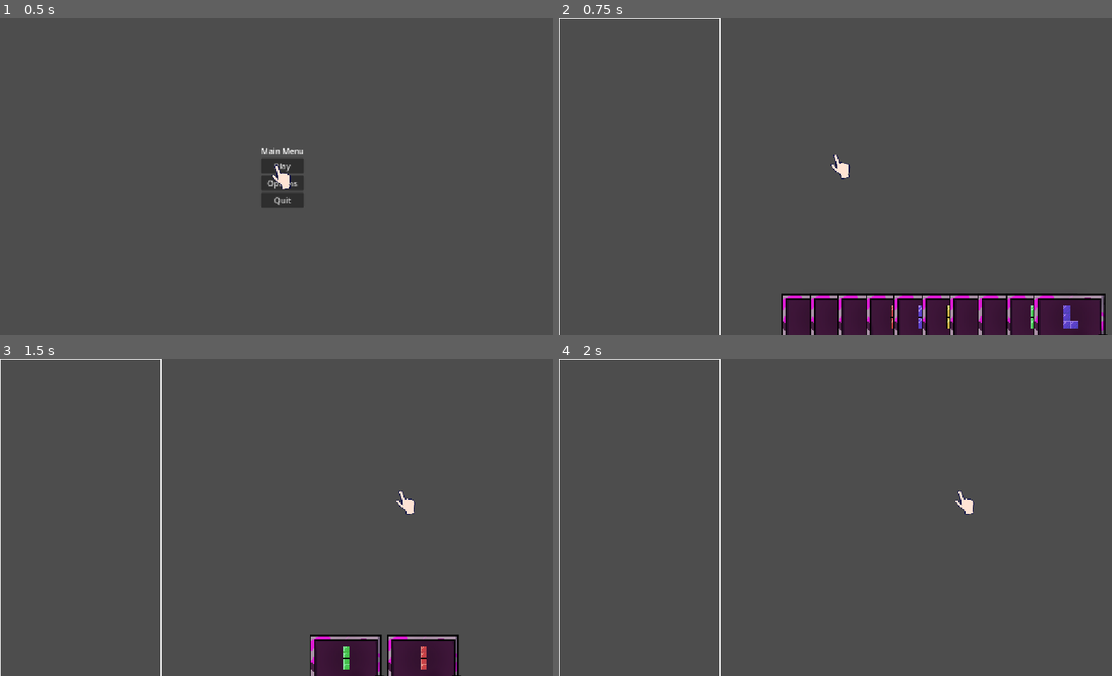
Above: before the commit, frames 1-4 (two rows, left to right).
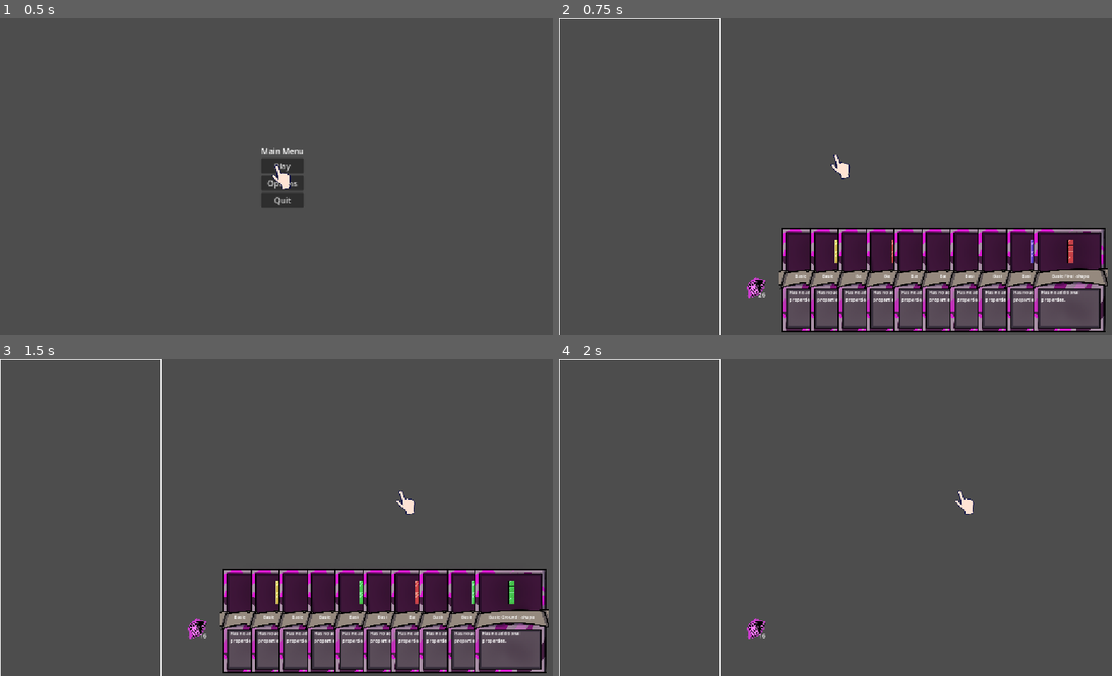
Above: after the commit, the same moments.

Repository: ttcs-games/godot-wild-jam-99
Game: Godot game, scene res://Main_menu.tscn
Same seed, same stepped clock (60 frames per second), same inputs: the game is played once before the commit and once after it.
Inputs (mouse positions are in pixels of both pictures, inside the frame that each line leads up to):
- Up to frame 1 (0.5 s): no input
- Up to frame 2 (0.75 s): click "Play" at 0.5 s
- Up to frame 3 (1.5 s): tap Enter at 1.25 s; move the mouse to (409, 501) at 1.27 s; hold Right from 1.28 s (still down); tap 0 at 1.35 s; click (409, 501) at 1.42 s
- Up to frame 4 (2 s): keep holding Right; tap Space at 1.52 s

Frame 1 is identical in both runs. In frame 2, 19% of the frame differs, in the area x 33-100%, y 66-100%; in frame 3, 17%; in frame 4, 0.2%.

Commit message:
Deck View

Diff:
--- a/Game_zone.tscn
+++ b/Game_zone.tscn
@@ -2,6 +2,7 @@
 
 [ext_resource type="PackedScene" uid="uid://bcvw2o3gjdmh7" path="res://tests/cursor_test.tscn" id="1_mhji2"]
 [ext_resource type="PackedScene" uid="uid://bcyiquvaivsql" path="res://ui/hand.tscn" id="2_ob6xn"]
+[ext_resource type="PackedScene" uid="uid://cpqylr4csh80v" path="res://ui/pile_view.tscn" id="2_rftav"]
 [ext_resource type="PackedScene" uid="uid://b3ori8l4rn1g4" path="res://grid.tscn" id="3_ob6xn"]
 [ext_resource type="PackedScene" uid="uid://w0up11rrrrqh" path="res://ui/cursorAnimation.tscn" id="4_rftav"]
 
@@ -19,8 +20,17 @@
 grow_vertical = 1
 scale = Vector2(0.75, 0.75)
 
+[node name="DeckView" parent="Control" unique_id=321091678 instance=ExtResource("2_rftav")]
+layout_mode = 0
+offset_left = -86.666565
+offset_top = -33.333435
+offset_right = -11.666565
+offset_bottom = 26.666565
+
 [node name="Hand2" parent="Control" unique_id=435155043 instance=ExtResource("2_ob6xn")]
 layout_mode = 1
+offset_top = -180.0
+offset_bottom = -180.0
 
 [node name="CursorLayer2" type="CanvasLayer" parent="Control" unique_id=2095042195]
 
--- a/autoload/game_manager.gd
+++ b/autoload/game_manager.gd
@@ -14,11 +14,13 @@
 var exhume: CardPile
 
 const CURSOR := preload("res://ui/held_cursor.tscn")
+const DECK_VIEWER_SCENE := preload("res://ui/deck_viewer.tscn")
 
 var cursorAnimation : AnimatedSprite2D
 var _active_card: Control = null
 var _active_card_index: int = 1000 #because the player will never have more than 10 cards
 var _active_cursor: Node2D = null
+var _open_viewer: Control = null
 
 # Creates the piles and a initial deck
 func init_deck() -> void:
@@ -69,10 +71,12 @@
 	cursor_layer.add_child(_active_cursor)
 
 func remove_card() -> void:
-	_active_card.unlock()
-	_active_card = null
-	_active_cursor.queue_free()
-	_active_cursor = null
+	if _active_card != null:
+		_active_card.unlock()
+		_active_card = null
+	if _active_cursor != null:
+		_active_cursor.queue_free()
+		_active_cursor = null
 
 
 func rotate_selection() -> void:
@@ -127,6 +131,7 @@
 		#sending the same card and index, but with a rotated shape
 		select_card(rotated_card, _active_card_index)
 		return
+
 func cursor_Hover() -> void:
 	if cursorAnimation.animation != "grab":
 		cursorAnimation.play("hover")
@@ -134,3 +139,18 @@
 func cursor_Hover_exit() -> void:
 	if cursorAnimation.animation != "grab":
 		cursorAnimation.play("hover_exit")
+
+func open_pile_viewer(pile: CardPile, title: String) -> void:
+	remove_card()
+	if _open_viewer != null:
+		return
+	_open_viewer = DECK_VIEWER_SCENE.instantiate()
+	cursor_layer.add_child(_open_viewer)
+	_open_viewer.setup(pile, title)
+	_open_viewer.close_requested.connect(_close_pile_viewer)
+
+func _close_pile_viewer() -> void:
+	if _open_viewer == null:
+		return
+	_open_viewer.queue_free()
+	_open_viewer = null
--- a/data/card_data.gd
+++ b/data/card_data.gd
@@ -6,3 +6,17 @@
 @export var shape: ShapeData
 @export var element: Elements.Id = Elements.Id.RED
 @export var material: MaterialData
+
+static func compare_for_display(a: CardData, b: CardData) -> bool:
+	# Primary: element (enum int order)
+	if a.element != b.element:
+		return a.element < b.element
+	# Secondary: material display name
+	var am := a.material.display_name if a.material != null else ""
+	var bm := b.material.display_name if b.material != null else ""
+	if am != bm:
+		return am < bm
+	# Tertiary: shape display name
+	var as_ := a.shape.display_name if a.shape != null else ""
+	var bs := b.shape.display_name if b.shape != null else ""
+	return as_ < bs
--- a/data/card_factory.gd
+++ b/data/card_factory.gd
@@ -30,5 +30,33 @@
 	deck.append(make(SQUARE_SHAPE.duplicate(), Elements.Id.BLUE, BASIC_MATERIAL))
 	deck.append(make(SQUARE_SHAPE.duplicate(), Elements.Id.GREEN, BASIC_MATERIAL))
 	deck.append(make(SQUARE_SHAPE.duplicate(), Elements.Id.YELLOW, BASIC_MATERIAL))
+	deck.append(make(L_SHAPE.duplicate(), Elements.Id.RED, BASIC_MATERIAL))
+	deck.append(make(L_SHAPE.duplicate(), Elements.Id.BLUE, BASIC_MATERIAL))
+	deck.append(make(L_SHAPE.duplicate(), Elements.Id.GREEN, BASIC_MATERIAL))
+	deck.append(make(L_SHAPE.duplicate(), Elements.Id.YELLOW, BASIC_MATERIAL))
 
+	deck.append(make(I_SHAPE.duplicate(), Elements.Id.RED, BASIC_MATERIAL))
+	deck.append(make(I_SHAPE.duplicate(), Elements.Id.BLUE, BASIC_MATERIAL))
+	deck.append(make(I_SHAPE.duplicate(), Elements.Id.GREEN, BASIC_MATERIAL))
+	deck.append(make(I_SHAPE.duplicate(), Elements.Id.YELLOW, BASIC_MATERIAL))
+
+	deck.append(make(SQUARE_SHAPE.duplicate(), Elements.Id.RED, BASIC_MATERIAL))
+	deck.append(make(SQUARE_SHAPE.duplicate(), Elements.Id.BLUE, BASIC_MATERIAL))
+	deck.append(make(SQUARE_SHAPE.duplicate(), Elements.Id.GREEN, BASIC_MATERIAL))
+	deck.append(make(SQUARE_SHAPE.duplicate(), Elements.Id.YELLOW, BASIC_MATERIAL))
+
+	deck.append(make(L_SHAPE.duplicate(), Elements.Id.RED, BASIC_MATERIAL))
+	deck.append(make(L_SHAPE.duplicate(), Elements.Id.BLUE, BASIC_MATERIAL))
+	deck.append(make(L_SHAPE.duplicate(), Elements.Id.GREEN, BASIC_MATERIAL))
+	deck.append(make(L_SHAPE.duplicate(), Elements.Id.YELLOW, BASIC_MATERIAL))
+
+	deck.append(make(I_SHAPE.duplicate(), Elements.Id.RED, BASIC_MATERIAL))
+	deck.append(make(I_SHAPE.duplicate(), Elements.Id.BLUE, BASIC_MATERIAL))
+	deck.append(make(I_SHAPE.duplicate(), Elements.Id.GREEN, BASIC_MATERIAL))
+	deck.append(make(I_SHAPE.duplicate(), Elements.Id.YELLOW, BASIC_MATERIAL))
+
+	deck.append(make(SQUARE_SHAPE.duplicate(), Elements.Id.RED, BASIC_MATERIAL))
+	deck.append(make(SQUARE_SHAPE.duplicate(), Elements.Id.BLUE, BASIC_MATERIAL))
+	deck.append(make(SQUARE_SHAPE.duplicate(), Elements.Id.GREEN, BASIC_MATERIAL))
+	deck.append(make(SQUARE_SHAPE.duplicate(), Elements.Id.YELLOW, BASIC_MATERIAL))
 	return deck
--- a/data/card_pile.gd
+++ b/data/card_pile.gd
@@ -44,3 +44,6 @@
 	if count > 0:
 		changed.emit()
 	return out
+
+func get_cards_copy() -> Array[CardData]:
+	return _cards.duplicate(true)
--- a/tests/cursor_test.gd
+++ b/tests/cursor_test.gd
@@ -5,6 +5,7 @@
 @onready var hand: Control = $Hand2
 @onready var cursor_layer: CanvasLayer = $CursorLayer2
 @onready var cursor_animation: AnimatedSprite2D = %Cursor
+@onready var deck_view: Control = $DeckView
 
 func _ready() -> void:
 	# Init GameManager with hand and cursor layer
@@ -18,3 +19,6 @@
 	# Set the hand to be filled with the whole deck
 	GameManager.init_deck()
 	GameManager.start_turn()
+
+	deck_view.bind(GameManager.deck)
+	deck_view.clicked.connect(func(pile): GameManager.open_pile_viewer(pile, "Deck"))
--- /dev/null
+++ b/ui/deck_viewer.gd
@@ -0,0 +1,36 @@
+extends Control
+
+const CARD := preload("res://game_objects/card.tscn")
+@onready var title_label: Label = $ColorRect/CenterContainer/Panel/MarginContainer/VBoxContainer/TopBar/TitleLabel
+@onready var close_button: Button = $ColorRect/CenterContainer/Panel/MarginContainer/VBoxContainer/TopBar/CloseButton
+@onready var card_grid: GridContainer = $ColorRect/CenterContainer/Panel/MarginContainer/VBoxContainer/CardScroll/CardGrid
+
+signal close_requested
+
+# Called when the node enters the scene tree for the first time.
+func _ready() -> void:
+	close_button.pressed.connect(func(): close_requested.emit())
+	card_grid.sort_children.connect(_on_grid_sorted)
+
+func _unhandled_input(event: InputEvent) -> void:
+	if event is InputEventKey and event.pressed and event.keycode == KEY_ESCAPE:
+		close_requested.emit()
+		get_viewport().set_input_as_handled()
+
+func setup(pile: CardPile, title: String) -> void:
+	title_label.text = title
+
+	var cards := pile.get_cards_copy()
+	cards.sort_custom(CardData.compare_for_display)
+
+	for child in card_grid.get_children():
+		child.queue_free()
+
+	for data in cards:
+		var card: Control = CARD.instantiate()
+		card.setup(data)
+		card_grid.add_child(card)
+
+func _on_grid_sorted() -> void:
+	for card in card_grid.get_children():
+		card._rest_position = card.position
--- /dev/null
+++ b/ui/deck_viewer.tscn
@@ -0,0 +1,77 @@
+[gd_scene format=3 uid="uid://biiuj7uns81dj"]
+
+[ext_resource type="Script" uid="uid://bi5q6q1xfdulk" path="res://ui/deck_viewer.gd" id="1_7dpwc"]
+
+[node name="DeckViewer" type="Control" unique_id=206202567]
+layout_mode = 3
+anchors_preset = 15
+anchor_right = 1.0
+anchor_bottom = 1.0
+grow_horizontal = 2
+grow_vertical = 2
+script = ExtResource("1_7dpwc")
+
+[node name="ColorRect" type="ColorRect" parent="." unique_id=242890926]
+layout_mode = 1
+anchors_preset = 15
+anchor_right = 1.0
+anchor_bottom = 1.0
+grow_horizontal = 2
+grow_vertical = 2
+color = Color(0, 0, 0, 0.5019608)
+
+[node name="CenterContainer" type="CenterContainer" parent="ColorRect" unique_id=1973423029]
+layout_mode = 1
+anchors_preset = 15
+anchor_right = 1.0
+anchor_bottom = 1.0
+grow_horizontal = 2
+grow_vertical = 2
+
+[node name="Panel" type="Panel" parent="ColorRect/CenterContainer" unique_id=1159016661]
+layout_mode = 2
+
+[node name="MarginContainer" type="MarginContainer" parent="ColorRect/CenterContainer/Panel" unique_id=1450761467]
+layout_mode = 1
+anchors_preset = 15
+anchor_right = 1.0
+anchor_bottom = 1.0
+grow_horizontal = 2
+grow_vertical = 2
+theme_override_constants/margin_left = 16
+theme_override_constants/margin_top = 16
+theme_override_constants/margin_right = 16
+theme_override_constants/margin_bottom = 16
+
+[node name="VBoxContainer" type="VBoxContainer" parent="ColorRect/CenterContainer/Panel/MarginContainer" unique_id=1004678612]
+layout_mode = 2
+
+[node name="TopBar" type="HBoxContainer" parent="ColorRect/CenterContainer/Panel/MarginContainer/VBoxContainer" unique_id=1837786140]
+layout_mode = 2
+
+[node name="TitleLabel" type="Label" parent="ColorRect/CenterContainer/Panel/MarginContainer/VBoxContainer/TopBar" unique_id=1863209137]
+layout_mode = 2
+size_flags_horizontal = 3
+text = "Deck"
+horizontal_alignment = 1
+
+[node name="CloseButton" type="Button" parent="ColorRect/CenterContainer/Panel/MarginContainer/VBoxContainer/TopBar" unique_id=261257983]
+layout_mode = 2
+theme_override_colors/font_color = Color(1, 0, 0, 1)
+text = "X"
+
+[node name="HintLabel" type="Label" parent="ColorRect/CenterContainer/Panel/MarginContainer/VBoxContainer" unique_id=251841771]
+layout_mode = 2
+theme_override_font_sizes/font_size = 12
+text = "Ordered by element, then material, then shape"
+horizontal_alignment = 1
+
+[node name="CardScroll" type="ScrollContainer" parent="ColorRect/CenterContainer/Panel/MarginContainer/VBoxContainer" unique_id=1175981078]
+custom_minimum_size = Vector2(700, 500)
+layout_mode = 2
+
+[node name="CardGrid" type="GridContainer" parent="ColorRect/CenterContainer/Panel/MarginContainer/VBoxContainer/CardScroll" unique_id=1155533384]
+layout_mode = 2
+theme_override_constants/h_separation = 12
+theme_override_constants/v_separation = 12
+columns = 3
--- /dev/null
+++ b/ui/pile_view.gd
@@ -0,0 +1,45 @@
+extends Control
+
+@export var icon_texture: Texture2D
+
+@onready var icon: TextureRect = $Icon
+@onready var count_label: Label = $CountLabel
+
+signal clicked(pile: CardPile)
+
+var pile: CardPile = null
+
+func _ready() -> void:
+	if icon_texture != null:
+		icon.texture = icon_texture
+
+func _exit_tree() -> void:
+	unbind()
+
+func bind(p: CardPile) -> void:
+	if pile != null and pile.changed.is_connected(_on_changed):
+		pile.changed.disconnect(_on_changed)
+	pile = p
+	if pile != null:
+		pile.changed.connect(_on_changed)
+	_refresh()
+
+func unbind() -> void:
+	if pile != null and pile.changed.is_connected(_on_changed):
+		pile.changed.disconnect(_on_changed)
+	pile = null
+	_refresh()
+
+func _gui_input(event: InputEvent) -> void:
+	if pile == null:
+		return
+	if event is InputEventMouseButton and event.pressed and event.button_index == MOUSE_BUTTON_LEFT:
+		clicked.emit(pile)
+		accept_event()
+
+func _on_changed() -> void:
+	_refresh()
+
+func _refresh() -> void:
+	var count := pile.size() if pile != null else 0
+	count_label.text = str(count)
--- /dev/null
+++ b/ui/pile_view.tscn
@@ -0,0 +1,29 @@
+[gd_scene format=3 uid="uid://cpqylr4csh80v"]
+
+[ext_resource type="Script" uid="uid://cqqyvyoaq3r2k" path="res://ui/pile_view.gd" id="1_wiejd"]
+[ext_resource type="Texture2D" uid="uid://cahscb3n0lj1p" path="res://assets/sprites/deck.png" id="2_qi8at"]
+
+[node name="PileView" type="Control" unique_id=321091678]
+custom_minimum_size = Vector2(75, 60)
+layout_mode = 3
+anchors_preset = 0
+script = ExtResource("1_wiejd")
+
+[node name="Icon" type="TextureRect" parent="." unique_id=266802121]
+custom_minimum_size = Vector2(48, 48)
+layout_mode = 0
+offset_right = 51.0
+offset_bottom = 60.0
+mouse_filter = 2
+texture = ExtResource("2_qi8at")
+expand_mode = 3
+
+[node name="CountLabel" type="Label" parent="." unique_id=729962061]
+layout_mode = 0
+offset_left = 29.0
+offset_top = 37.0
+offset_right = 57.0
+offset_bottom = 60.0
+size_flags_vertical = 8
+text = "00"
+horizontal_alignment = 1
Binary file added: assets/sprites/deck.png
Not shown, added: assets/sprites/deck.png.import
Not shown, added: ui/deck_viewer.gd.uid
Not shown, added: ui/pile_view.gd.uid
